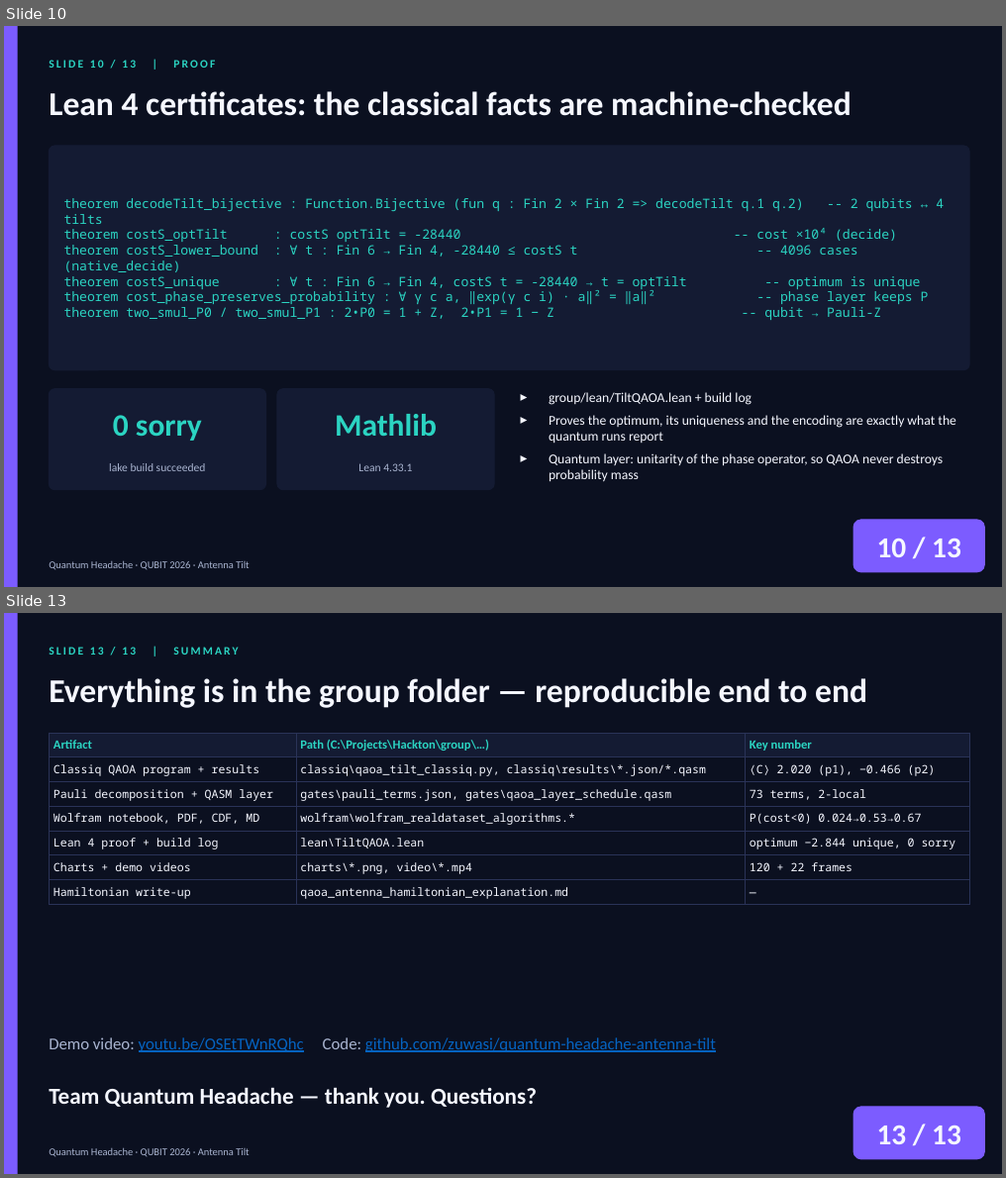
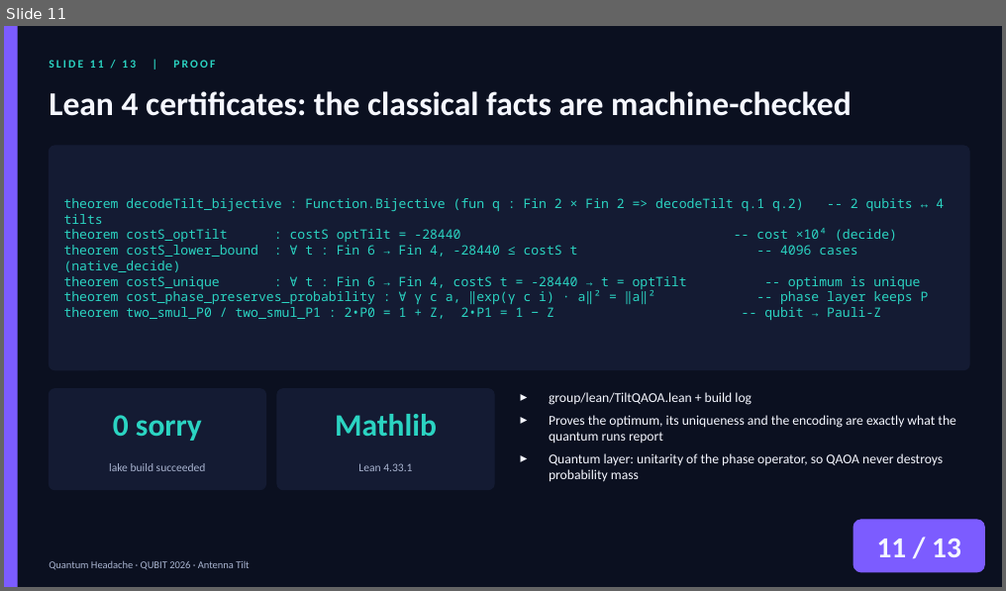
Before and after one commit to zuwasi/quantum-headache-antenna-tilt, a slide deck: presentation/QuantumHeadache_AntennaTilt.pptx. Shown one above the other, each under a label of ours: slides 10 and 13 before the commit, slide 11 after it; the slides between them are not shown. The pictures are 1006x1178 and 1006x591 pixels, drawn with LibreOffice and Linux fonts; fonts in the diff are those of the drawing. Boxes give left, top, right and bottom in pixels: in the first picture for what was removed or moved away, otherwise in the second. Text is boxed around its words. In the diff, an @@ line names an element or a change of style, - is before the commit and + after.

```diff
--- a/presentation/QuantumHeadache_AntennaTilt.pptx
+++ b/presentation/QuantumHeadache_AntennaTilt.pptx
@@ slide 13 removed at [4, 613, 1002, 1174], background #0B1020 @@
@@ rectangle removed at [4, 613, 18, 1174] @@
@@ text removed at [49, 647, 238, 655] @@
-SLIDE 13 / 13 | SUMMARY
@@ text removed at [49, 678, 867, 708] @@
-Everything is in the group folder — reproducible end to end
@@ table removed at [49, 733, 969, 903], 7 rows, 3 columns @@
-Artifact | Path (C:\Projects\Hackton\group\…) | Key number
-Classiq QAOA program + results | classiq\qaoa_tilt_classiq.py, classiq\results\*.json/*.qasm | ⟨C⟩ 2.020 (p1), −0.466 (p2)
-Pauli decomposition + QASM layer | gates\pauli_terms.json, gates\qaoa_layer_schedule.qasm | 73 terms, 2-local
-Wolfram notebook, PDF, CDF, MD | wolfram\wolfram_realdataset_algorithms.* | P(cost<0) 0.024→0.53→0.67
-Lean 4 proof + build log | lean\TiltQAOA.lean | optimum −2.844 unique, 0 sorry
-Charts + demo videos | charts\*.png, video\*.mp4 | 120 + 22 frames
-Hamiltonian write-up | qaoa_antenna_hamiltonian_explanation.md | —
@@ text removed at [49, 1038, 716, 1053] @@
-Demo video: youtu.be/OSEtTWnRQhc Code: github.com/zuwasi/quantum-headache-antenna-tilt
@@ text removed at [49, 1087, 537, 1108] @@
-Team Quantum Headache — thank you. Questions?
@@ rounded rectangle removed at [853, 1107, 985, 1159] @@
@@ text removed at [877, 1126, 961, 1145] @@
-13 / 13
@@ text removed at [49, 1149, 249, 1157] @@
-Quantum Headache · QUBIT 2026 · Antenna Tilt
@@ what was slide 10 is now slide 11 @@
@@ slide 11 changed as well @@
@@ text at [49, 60, 215, 68]: text changed @@
-SLIDE 10 / 13 | PROOF
+SLIDE 11 / 13 | PROOF
@@ text at [877, 539, 961, 558]: text changed @@
-10 / 13
+11 / 13
```
Also in this commit, not shown: 8 other slides changed, 4 slides added, 3 other slides removed, 9 other files.
